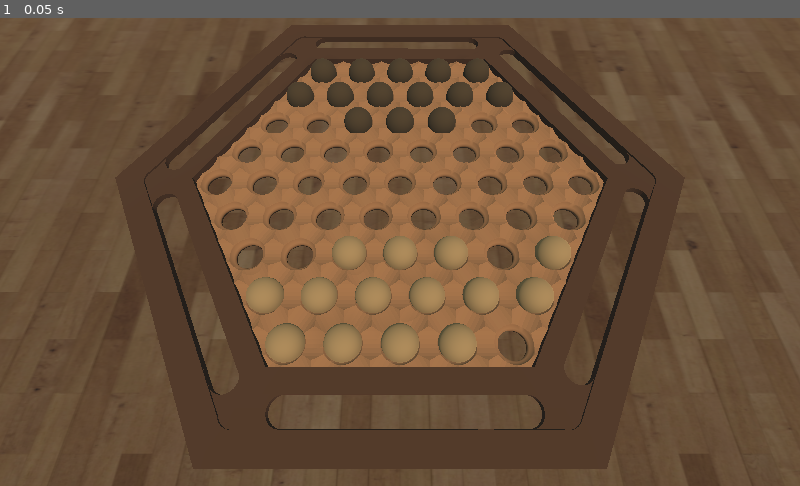
Above: before the commit, frame 1.
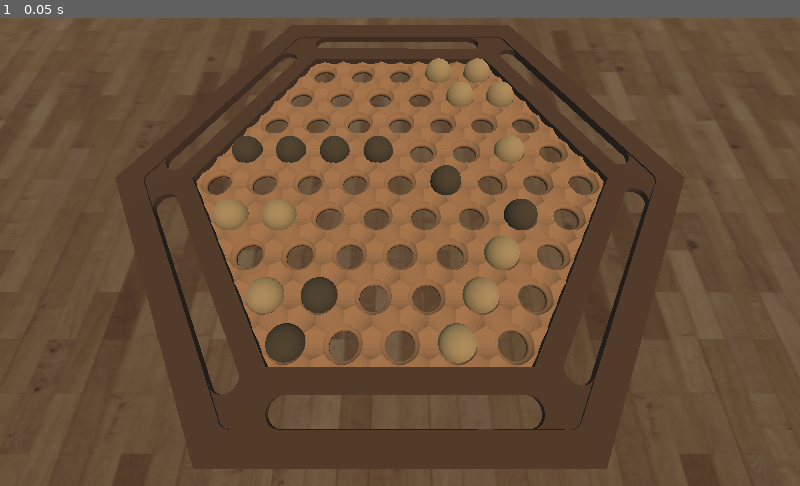
Above: after the commit, the same moment.

Repository: mmrahneshin/AI-Abalone
Game: Godot game, scene res://Scenes/Game.tscn
The game is run twice, just before and just after one commit, with the same random seed, the same clock (stepped at 60 frames per second) and the same inputs.
Inputs:
- Up to frame 1 (0.05 s): no input

The runs differ from the first frame. In frame 1, 5.9% of the frame differs, in the area x 26-72%, y 8-74%.

Commit message:
comfortable utility for minimax

Diff:
--- a/Scripts/Visualizer.gd
+++ b/Scripts/Visualizer.gd
@@ -4,23 +4,79 @@
 onready var pieces = get_node(pieces_path)
 var white_piece = preload("res://Scenes/White Piece.tscn")
 var black_piece = preload("res://Scenes/Black Piece.tscn")
+var circle1 = [21,22,31,39,38,29]
+var circle2 = [13,14,15,23,32,40,47,46,45,37,28,20]
+var circle3 = [6,7,8,9,16,24,33,41,48,54,53,52,51,44,36,27,19,12]
+var circle4 = [0,1,2,3,4,10,17,25,34,42,49,55,60,59,58,57,56,50,43,35,26,18,11,5]
+var weight = [100,50,5,10000]
 
 func _ready():
 	draw_complete_board(BoardManager.current_board)
 	var first_board = BoardManager.current_board
 	var state = State.new(first_board, 0,0)
-	#var temp = Successor.calculate_successor(state,2)
-	#print(temp)
 
-	state = minimax_depth_limit(state, 2, 2)
+	var turn = 2
+	for i in range(0, 51):
+		state = minimax_depth_limit(state, 2, turn)
+		turn = 3 - turn
 
 	update_board(state.board)
 
+func utility(piece, board):
+	var result = 0
+	var marbles = get_marbles(piece, board)
+	var marbles_opp = get_marbles(3 - piece, board)
 
+	result += weight[0] * len(marbles)
+	result += weight[1] * enemy_center_distance(marbles_opp)
+	result += weight[2] * center_distance(marbles)
+	result += weight[3] * kill_enemy(marbles_opp)
 
+	return result
+
+func kill_enemy(marbles_opp):
+	return 14 - len(marbles_opp)
+
+func enemy_center_distance(marbles_opp):
+	var result = 0
+	for p in marbles_opp:
+		if p in circle1:
+			result += 1
+		elif p in circle2:
+			result += 2
+		elif p in circle3:
+			result += 3
+		elif p in circle4:
+			result += 4
+		else :
+			result += 0
+	return result
+
+func center_distance(marbles):
+	var result = 0
+	for p in marbles:
+		if p in circle1:
+			result += 4
+		elif p in circle2:
+			result += 3
+		elif p in circle3:
+			result += 2
+		elif p in circle4:
+			result += 1
+		else :
+			result += 5
+	return result
+
+func get_marbles(piece, board):
+	var indexes = []
+	for index in range(len(board)):
+		if board[index] == piece:
+			indexes.append(index)
+	return indexes
 
 func minimax_depth_limit(state, depth, number):
-	var next_state = max_func(state, depth, number)
+	var next_state
+	next_state = max_func(state, depth, number)
 	return next_state
 
 
@@ -30,18 +86,11 @@
 
 	var max_value = -99999999999
 	var legal_move
-	if number == 2:
-		legal_move = Successor.calculate_successor(state,2)
-	else:
-		legal_move = Successor.calculate_successor(state,1)
+	legal_move = Successor.calculate_successor(state,number)
 	for move in legal_move:
-		var white_state = min_func(move, depth-1, number)
-		var diff
-		if number == 2:
-			diff = white_state.white_score - white_state.black_score
-		else:
-			diff = white_state.black_score - white_state.white_score
-		if  diff >= max_value:
+		var min_state = min_func(move, depth-1, number)
+		var diff = utility(number, min_state.board)
+		if  diff > max_value:
 			max_value = diff
 			state = move
 	return state
@@ -54,18 +103,11 @@
 
 	var min_value = 9999999999
 	var legal_move
-	if number == 2:
-		legal_move = Successor.calculate_successor(state,1)
-	else:
-		legal_move = Successor.calculate_successor(state,2)
+	legal_move = Successor.calculate_successor(state, 3 - number)
 	for move in legal_move:
-		var black_state = max_func(move, depth-1, number)
-		var diff
-		if number == 2:
-			diff = black_state.white_score - black_state.black_score
-		else:
-			diff = black_state.black_score - black_state.white_score
-		if  diff <= min_value:
+		var max_state = max_func(move, depth-1, number)
+		var diff = utility(number, max_state.board)
+		if  diff < min_value:
 			min_value = diff
 			state = move
 	return state
